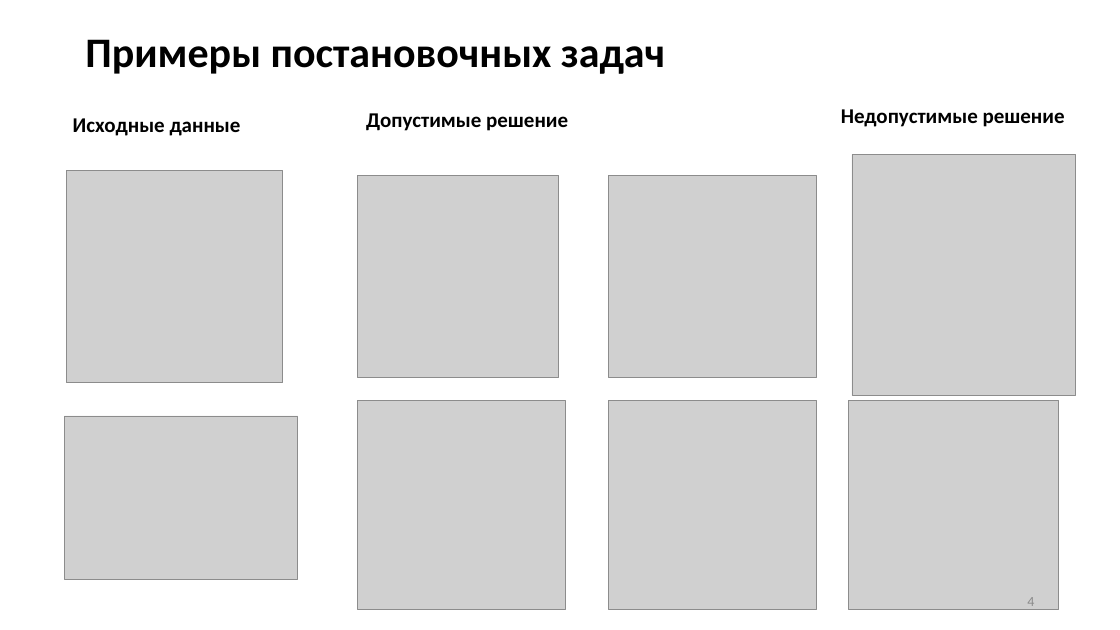
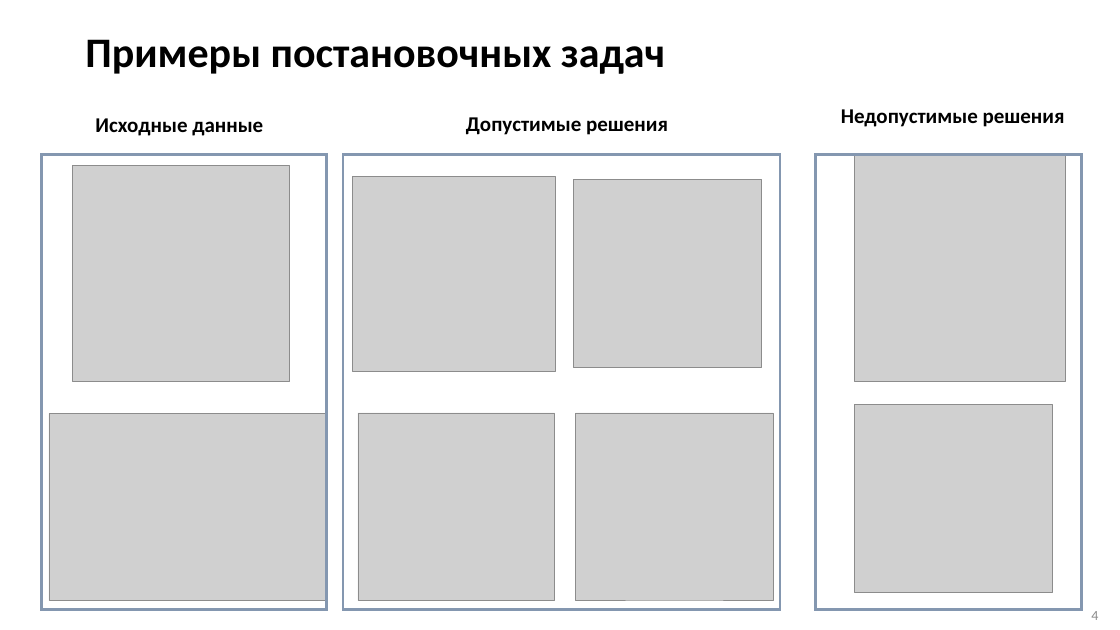
Before and after one commit to SergeyRyzhov/EP, a slide deck: slide 4 of documents/Презентация.pptx. Drawn at 1120x630 pixels with LibreOffice and Linux fonts; fonts in the diff are those of the drawing; grey boxes stand for pictures. Boxes give left, top, right and bottom in pixels: in the first picture for what was removed or moved away, otherwise in the second. Text is boxed around its words. In the diff, an @@ line names an element or a change of style, - is before the commit and + after.

```diff
--- a/documents/Презентация.pptx
+++ b/documents/Презентация.pptx
@@ text "Исходные данные": place and size @@
-text "Исходные данные" at <box>73,118,241,136</box>
+text "Исходные данные" at <box>95,118,263,136</box>
@@ text at <box>466,117,668,135</box>: text changed @@
-Допустимые решение
+Допустимые решения
@@ text at <box>841,109,1065,127</box>: text changed @@
-Недопустимые решение
+Недопустимые решения
@@ rectangle added at <box>41,155,326,610</box>, outline #8497B0 2.25 pt @@
@@ picture: place and size @@
-picture at <box>66,171,283,383</box>
+picture at <box>73,166,290,381</box>
@@ rectangle added at <box>343,155,780,610</box>, outline #8497B0 2.25 pt @@
@@ picture: place and size @@
-picture at <box>358,176,559,378</box>
+picture at <box>353,177,555,371</box>
@@ picture: place and size @@
-picture at <box>609,176,818,378</box>
+picture at <box>573,179,761,367</box>
@@ rectangle added at <box>816,155,1082,610</box>, outline #8497B0 2.25 pt @@
@@ picture: place and size @@
-picture at <box>852,155,1075,396</box>
+picture at <box>855,155,1065,381</box>
@@ picture: place and size @@
-picture at <box>65,416,298,579</box>
+picture at <box>49,414,326,602</box>
@@ picture: place and size @@
-picture at <box>358,401,565,609</box>
+picture at <box>358,413,555,601</box>
@@ picture: place and size @@
-picture at <box>609,400,818,609</box>
+picture at <box>576,413,773,601</box>
@@ picture: place and size @@
-picture at <box>849,400,1059,609</box>
+picture at <box>855,405,1053,592</box>
@@ page number rewrapped from <box>1027,597,1034,610</box> to <box>1091,611,1098,620</box> @@
```
Also in this commit, not shown: 7 other slides changed, 6 slides added, 2 slides removed, 1 other file.
